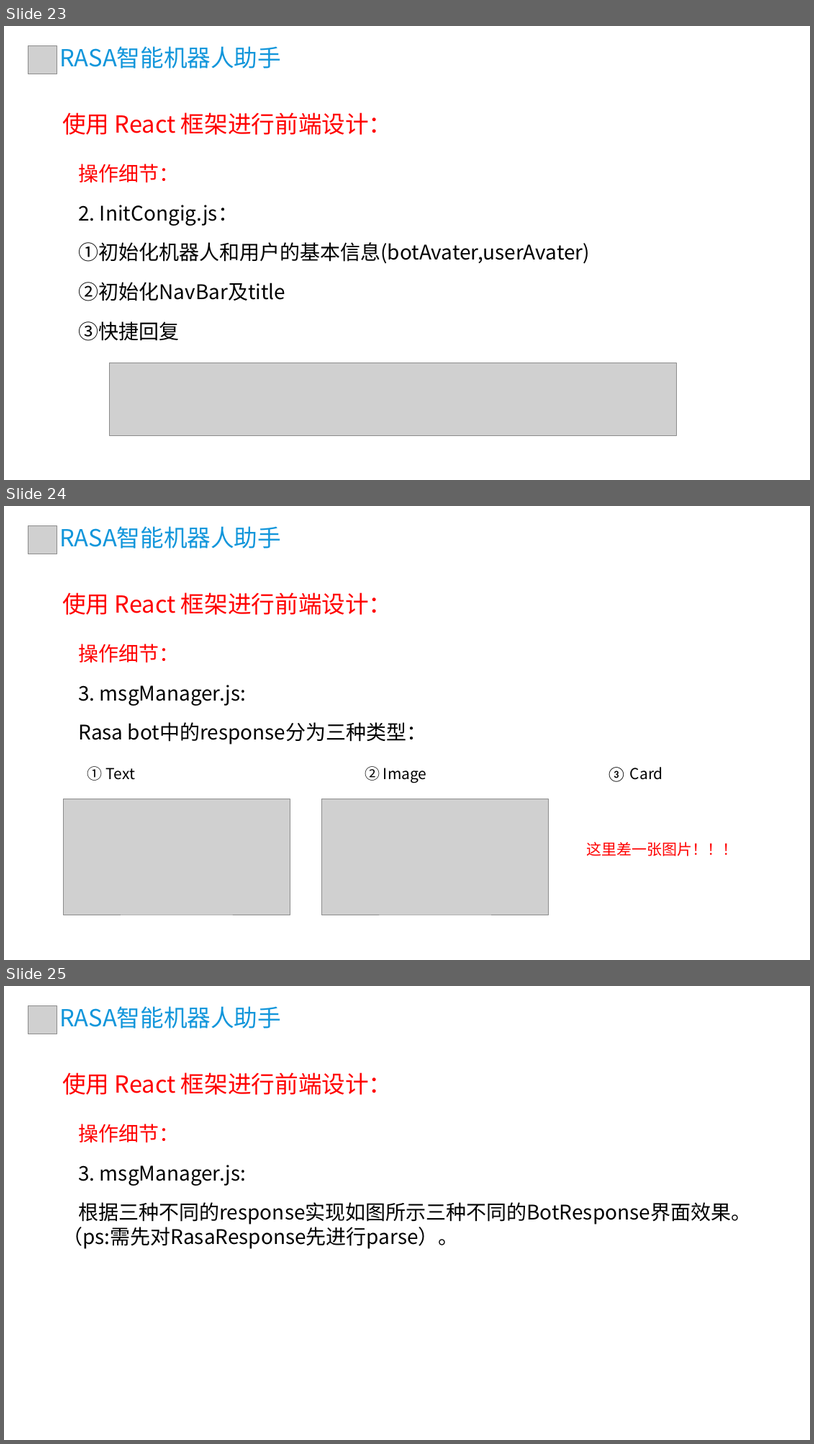
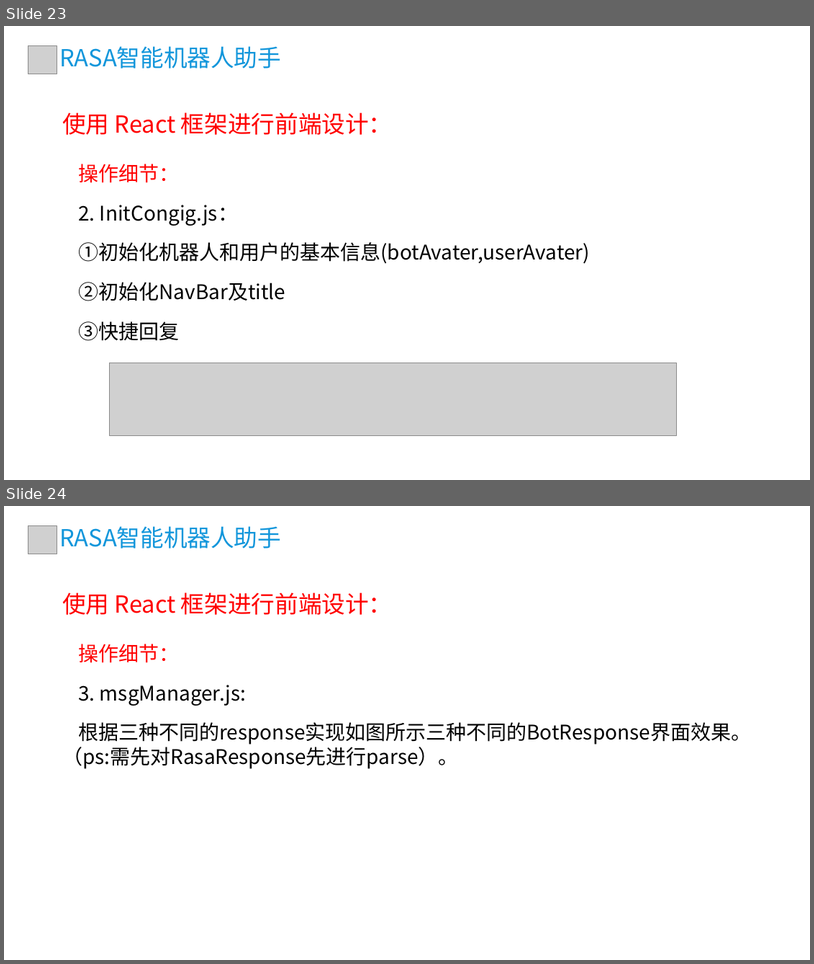
Before and after one commit to TowerYsable/Chatbot_rasa_house, a slide deck: 文档/RASA智能机器人助手.pptx. Shown one above the other, each under a label of ours: slides 23, 24 and 25 before the commit, slides 23 and 24 after it. The pictures are 814x1444 and 814x964 pixels, drawn with LibreOffice and Linux fonts; fonts in the diff are those of the drawing; grey boxes stand for pictures. Boxes give left, top, right and bottom in pixels: in the first picture for what was removed or moved away, otherwise in the second. Text is boxed around its words. In the diff, an @@ line names an element or a change of style, - is before the commit and + after.

```diff
--- a/文档/RASA智能机器人助手.pptx
+++ b/文档/RASA智能机器人助手.pptx
@@ slide 24 removed at (4,506,810,960), background #FFFFFF @@
@@ picture removed at (28,525,57,554) @@
@@ text removed at (59,526,281,548) @@
-RASA智能机器人助手
@@ text removed at (62,592,393,615) @@
-使用 React 框架进行前端设计：
@@ text removed at (78,644,664,782) @@
-操作细节：
-3. msgManager.js:
-Rasa bot中的response分为三种类型：
-① Text ② Image ③ Card
@@ picture removed at (63,799,290,914) @@
@@ picture removed at (322,799,549,914) @@
@@ text removed at (586,842,738,856) @@
-这里差一张图片！！！
@@ what was slide 25 is now slide 24 @@
```
Also in this commit, not shown: 1 slide changed.
